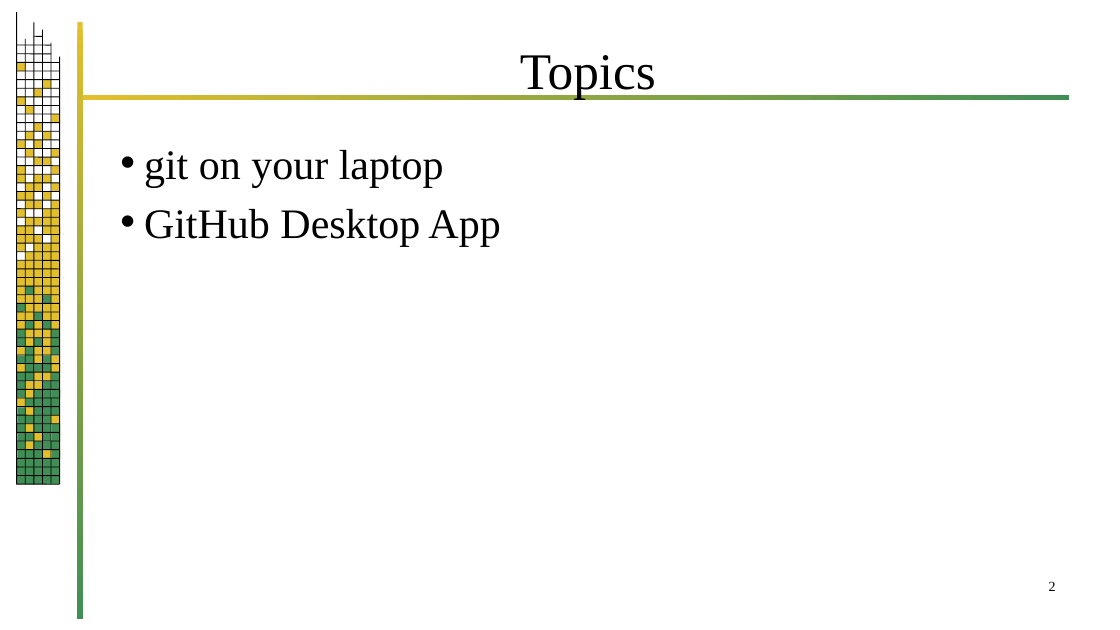
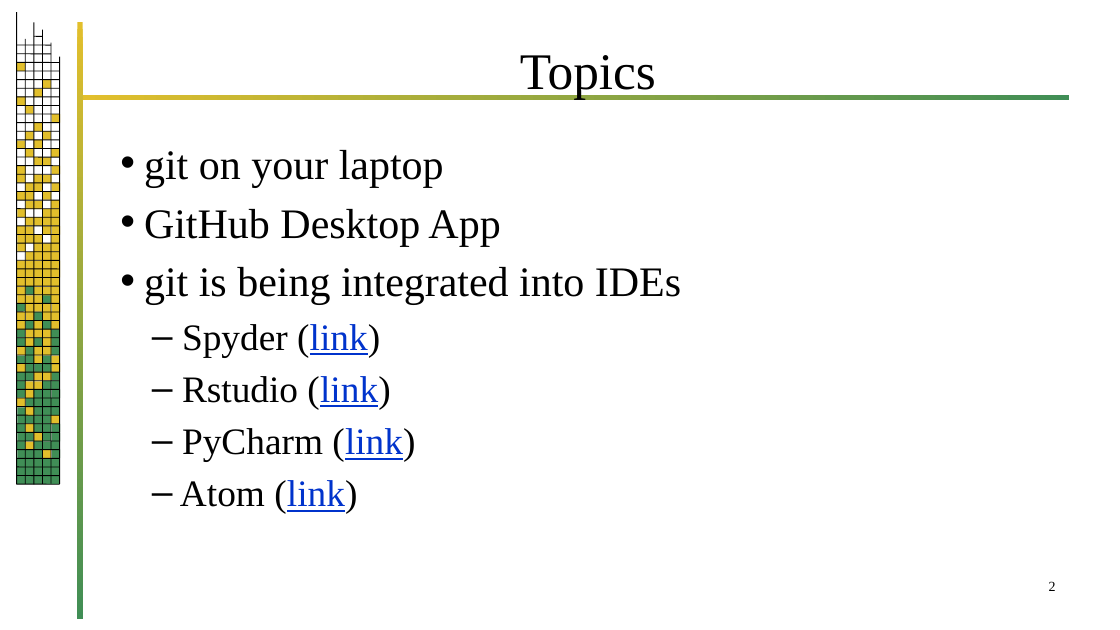
Before and after one commit to jrb28/git, a slide deck: slide 2 of 26bGit.pptx. Drawn at 1120x630 pixels with LibreOffice and Linux fonts; fonts in the diff are those of the drawing; background and template pictures are left out. Boxes give left, top, right and bottom in pixels: in the first picture for what was removed or moved away, otherwise in the second. Text is boxed around its words. In the diff, an @@ line names an element or a change of style, - is before the commit and + after.

```diff
--- a/26bGit.pptx
+++ b/26bGit.pptx
@@ text at [144, 267, 681, 514]: paragraphs added @@
+• git is being integrated into IDEs
+  – Spyder (link)
+  – Rstudio (link)
+  – PyCharm (link)
+  – Atom (link)
```
Also in this commit, not shown: 11 other slides changed, 15 slides added.
